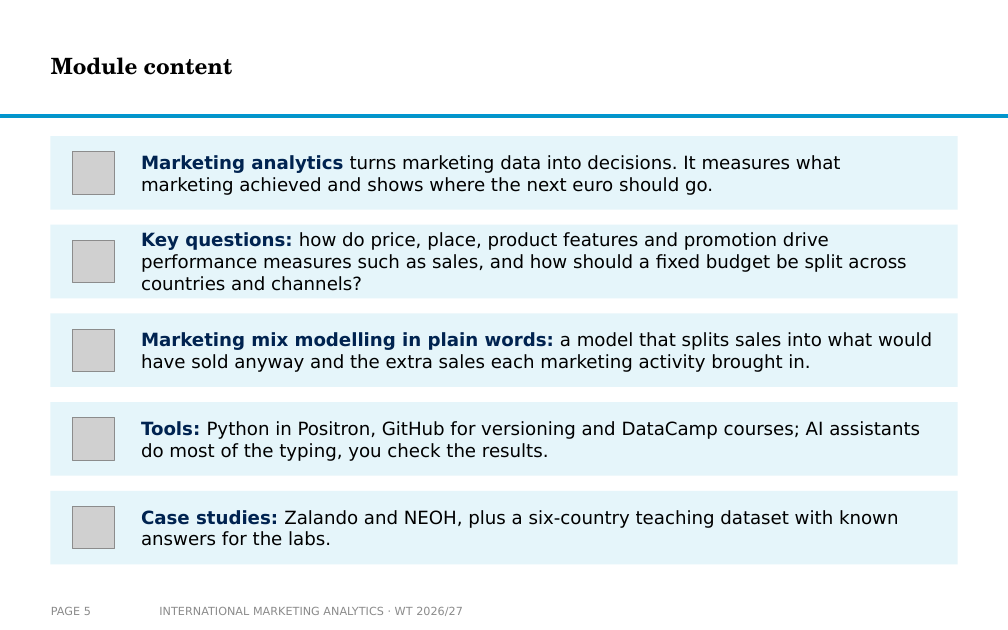
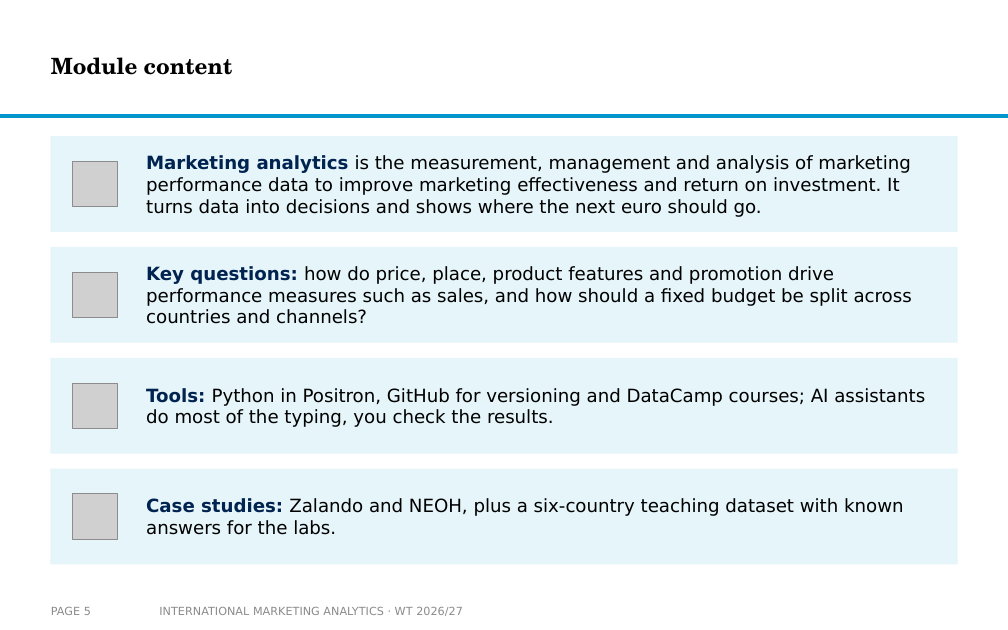
Before and after one commit to arnefloh-wu/International-Marketing-Analytics, a slide deck: slide 5 of slides/00a_course-content-and-style_WT26-27.pptx. Drawn at 1008x630 pixels with LibreOffice and Linux fonts; fonts in the diff are those of the drawing; grey boxes stand for pictures; background and template pictures are left out. Boxes give left, top, right and bottom in pixels: in the first picture for what was removed or moved away, otherwise in the second. Text is boxed around its words. In the diff, an @@ line names an element or a change of style, - is before the commit and + after.

```diff
--- a/slides/00a_course-content-and-style_WT26-27.pptx
+++ b/slides/00a_course-content-and-style_WT26-27.pptx
@@ rectangle: place and size @@
-rectangle at bbox=[50, 136, 958, 210]
+rectangle at bbox=[50, 136, 958, 232]
@@ picture: place and size @@
-picture at bbox=[73, 151, 115, 194]
+picture at bbox=[73, 161, 118, 207]
@@ text at bbox=[146, 155, 911, 217]: text changed @@
-Marketing analytics turns marketing data into decisions. It measures what marketing achieved and shows where the next euro should go.
+Marketing analytics is the measurement, management and analysis of marketing performance data to improve marketing effectiveness and return on investment. It turns data into decisions and shows where the next euro should go.
@@ rectangle: place and size @@
-rectangle at bbox=[50, 225, 958, 298]
+rectangle at bbox=[50, 247, 958, 343]
@@ text "Key questions: how do price, ...": place and size @@
-text "Key questions: how do price, ..." at bbox=[141, 232, 906, 291]
+text "Key questions: how do price, ..." at bbox=[146, 266, 912, 324]
@@ picture: place and size @@
-picture at bbox=[73, 240, 115, 282]
+picture at bbox=[73, 272, 118, 318]
@@ rectangle: place and size @@
-rectangle at bbox=[50, 313, 958, 387]
+rectangle at bbox=[50, 358, 958, 454]
@@ picture removed at bbox=[73, 330, 115, 372] @@
@@ text removed at bbox=[141, 332, 932, 372] @@
-Marketing mix modelling in plain words: a model that splits sales into what would have sold anyway and the extra sales each marketing activity brought in.
@@ text "Tools: Python in Positron, GitHub ...": place and size @@
-text "Tools: Python in Positron, GitHub ..." at bbox=[141, 421, 920, 461]
+text "Tools: Python in Positron, GitHub ..." at bbox=[146, 388, 925, 427]
@@ picture: place and size @@
-picture at bbox=[73, 417, 115, 460]
+picture at bbox=[73, 383, 118, 428]
@@ rectangle: place and size @@
-rectangle at bbox=[50, 402, 958, 476]
+rectangle at bbox=[50, 469, 958, 564]
@@ text "Case studies: Zalando and NEOH, ...": place and size @@
-text "Case studies: Zalando and NEOH, ..." at bbox=[141, 510, 899, 546]
+text "Case studies: Zalando and NEOH, ..." at bbox=[146, 498, 904, 535]
@@ rectangle removed at bbox=[50, 491, 958, 564] @@
@@ picture: place and size @@
-picture at bbox=[73, 507, 115, 549]
+picture at bbox=[73, 494, 118, 539]
```
Also in this commit, not shown: 7 other slides changed, 2 slides added, 4 other files.
